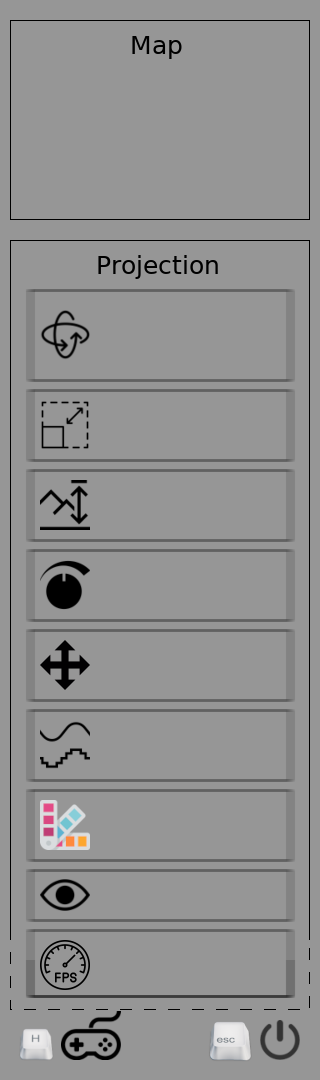
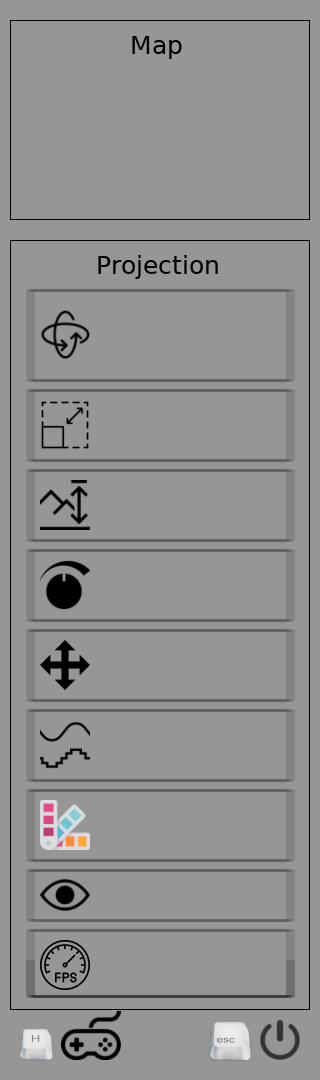
Comparing the layer stacks of the two 320px x 1080px images. Changes:
painted on "Projection Border" over left=10, top=940, right=310, bottom=1010
